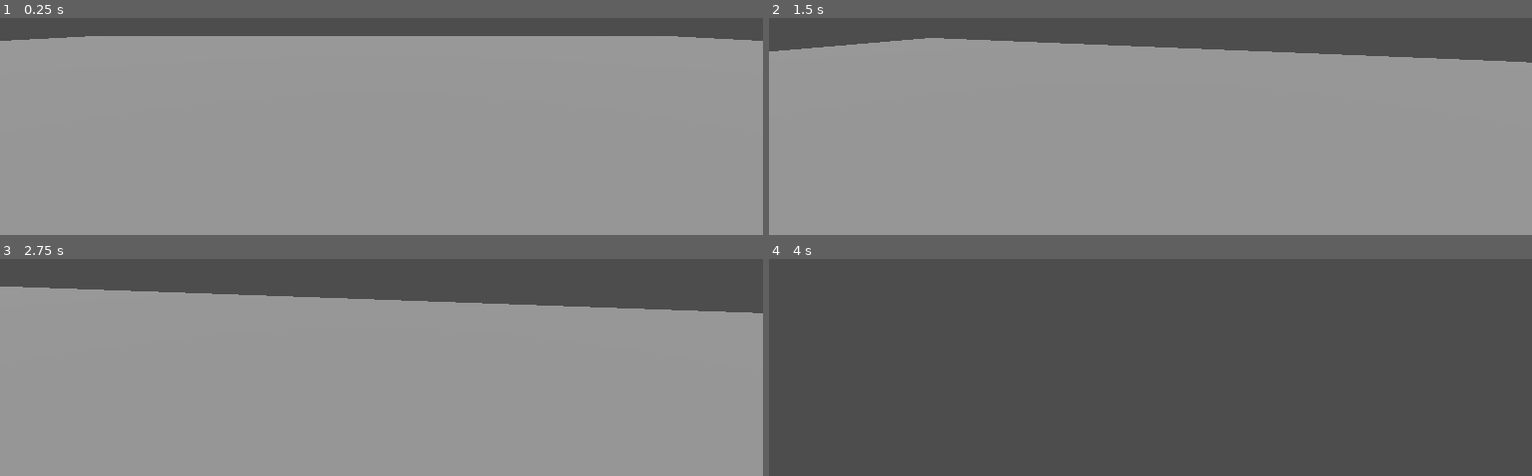
Above: before the commit, frames 1-4 (two rows, left to right).
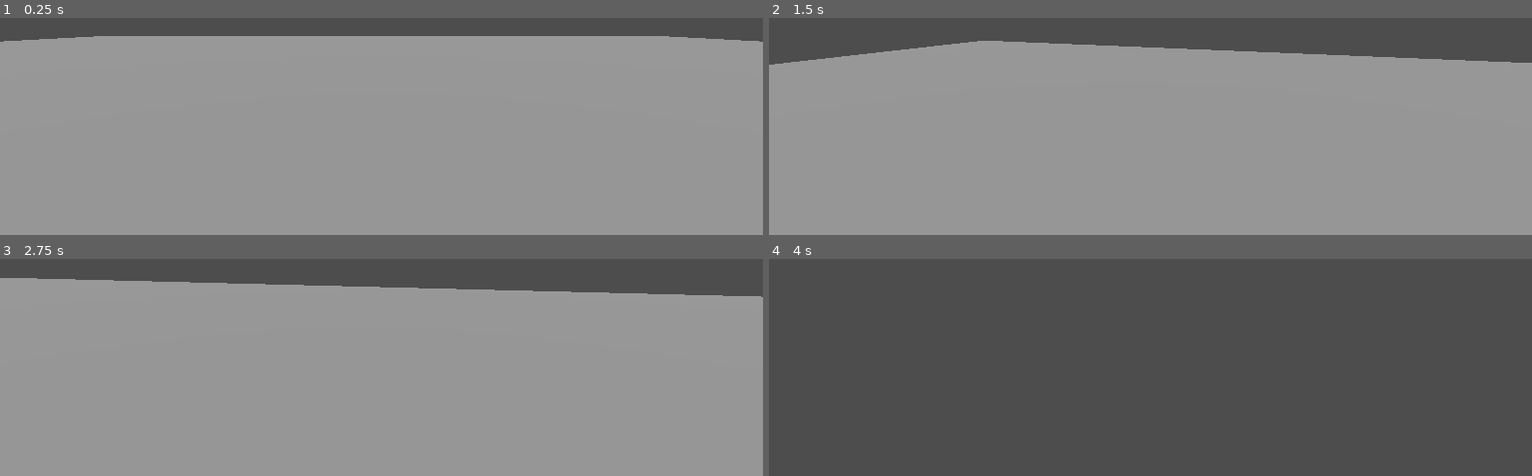
Above: after the commit, the same moments.

Repository: CT-Inc/beaverdev
Game: Godot game, scene res://Main.tscn
Two runs of this game, one before a commit and one after it. Both use one fixed random seed, a clock stepped at 60 frames per second and the inputs below. The project has no main scene, so this scene is started directly.
Inputs (mouse positions are in pixels of both pictures, inside the frame that each line leads up to):
- Up to frame 1 (0.25 s): no input
- Up to frame 2 (1.5 s): move the mouse to (outside the picture) at 0.52 s; hold Right (move_right) 0.53-1.28 s; hold Space (jump) 0.53-1.28 s; click (outside the picture) at 0.67 s; move the mouse to (1112, 22) at 1.27 s; hold Up (move_forward) from 1.28 s (still down); tap Space (jump) at 1.35 s
- Up to frame 3 (2.75 s): keep holding Up (move_forward); tap Space (jump) at 1.52, 1.82 s; move the mouse to (outside the picture) at 2.02 s; hold Space (jump) from 2.03 s (still down)
- Up to frame 4 (4 s): keep holding Up (move_forward); move the mouse to (1142, 269) at 2.77 s; release Space (jump) at 2.78 s; tap Space (jump) at 2.85, 3.02, 3.32 s; move the mouse to (1203, 267) at 3.52 s; hold Space (jump) from 3.53 s (still down)

The runs differ from the first frame. In frame 1, less than 0.1% of the frame differs, in the area x 0-100%, y 8-11%; in frame 2, 1.4%; in frame 3, 5.8%, in the area x 0-100%, y 8-25%; in frame 4, nothing differs.

Commit message:
Quake-like movement

Diff:
--- a/Main.tscn
+++ b/Main.tscn
@@ -13,6 +13,7 @@
 script = ExtResource("1_qqjdj")
 
 [node name="StaticBody3D" type="StaticBody3D" parent="."]
+transform = Transform3D(1, 0, 0, 0, 1, 0, 0, 0, 1, 0, -1.06536, 0)
 
 [node name="CollisionShape3D" type="CollisionShape3D" parent="StaticBody3D"]
 shape = SubResource("BoxShape3D_vhsn2")
--- a/Player.gd
+++ b/Player.gd
@@ -3,17 +3,22 @@
 @onready var camera: Camera3D = $FPCamera
 @onready var speed_label: Label = $Control/Speed
 
-@export var speed = 14
-
-@export var fall_acceleration = 75
-
-@export var jump_impulse = 20
-
-@export var bounce_impulse = 16
-
 var mouse_sens: float = 0.001
 
-var target_velocity = Vector3.ZERO
+var friction: float = 4
+var accel: float = 12
+
+var accel_air: float = 40
+var top_speed_ground: float = 15
+
+var top_speed_air: float = 2.5
+var lin_friction_speed: float = 10
+var jump_force: float = 14
+var projected_speed: float = 0
+var grounded_prev: bool = true
+var grounded: bool = true
+var wish_dir: Vector3 = Vector3.ZERO
+var gravity = ProjectSettings.get_setting("physics/3d/default_gravity")
 
 ## Camera Motion
 func _input(event: InputEvent) -> void:
@@ -27,33 +32,96 @@
 			camera.rotate_x(-event.relative.y * mouse_sens)
 			camera.rotation.x = clamp(camera.rotation.x, deg_to_rad(-80), deg_to_rad(60))
 
-## Basic movement for now, going to replace this later with quake-like movement.
+func clip_velocity(normal: Vector3, overbounce: float, delta) -> void:
+	var correction_amount: float = 0
+	var correction_dir: Vector3 = Vector3.ZERO
+	var move_vector: Vector3 = get_velocity().normalized()
+
+	correction_amount = move_vector.dot(normal) * overbounce
+
+	correction_dir = normal * correction_amount
+	velocity -= correction_dir
+	# this is only here cause I have the gravity too high by default
+	# with a gravity so high, I use this to account for it and allow surfing
+	velocity.y -= correction_dir.y * (gravity/20)
+
+func apply_friction(delta):
+	var speed_scalar: float = 0
+	var friction_curve: float = 0
+	var speed_loss: float = 0
+	var current_speed: float = 0
+
+	# using projected velocity will lead to no friction being applied in certain scenarios
+	# like if wish_dir is perpendicular
+	# if wish_dir is obtuse from movement it would create negative friction and fling players
+	current_speed = velocity.length()
+
+	if(current_speed < 0.1):
+		velocity.x = 0
+		velocity.y = 0
+		return
+
+	friction_curve = clampf(current_speed, lin_friction_speed, INF)
+	speed_loss = friction_curve * friction * delta
+	speed_scalar = clampf(current_speed - speed_loss, 0, INF)
+	speed_scalar /= clampf(current_speed, 1, INF)
+
+	velocity *= speed_scalar
+
+func apply_acceleration(acceleration: float, top_speed: float, delta):
+	var speed_remaining: float = 0
+	var accel_final: float = 0
+
+	speed_remaining = (top_speed * wish_dir.length()) - projected_speed
+
+	if speed_remaining <= 0:
+		return
+
+	accel_final = acceleration * delta * top_speed
+
+	clampf(accel_final, 0, speed_remaining)
+
+	velocity.x += accel_final * wish_dir.x
+	velocity.z += accel_final * wish_dir.z
+
+func air_move(delta):
+	apply_acceleration(accel_air, top_speed_air, delta)
+
+	clip_velocity(get_wall_normal(), 14, delta)
+	clip_velocity(get_floor_normal(), 14, delta)
+
+	velocity.y -= gravity * delta
+
+func ground_move(delta):
+	floor_snap_length = 0.4
+	apply_acceleration(accel, top_speed_ground, delta)
+
+	if Input.is_action_pressed("jump"):
+		print("jump")
+		velocity.y = jump_force
+
+	if grounded == grounded_prev:
+		apply_friction(delta)
+
+	if is_on_wall:
+		clip_velocity(get_wall_normal(), 1, delta)
+
 func _physics_process(delta):
-	var direction = Vector3.ZERO
+	grounded_prev = grounded
 
-	if Input.is_action_pressed("move_right"):
-		direction.x += 1
-	if Input.is_action_pressed("move_left"):
-		direction.x -= 1
-	if Input.is_action_pressed("move_back"):
-		direction.z += 1
-	if Input.is_action_pressed("move_forward"):
-		direction.z -= 1
+	var input_dir: Vector2 = Input.get_vector("move_left", "move_right", "move_forward", "move_backward")
+	wish_dir = (transform.basis * Vector3(input_dir.x, 0, input_dir.y)).normalized()
+	projected_speed = (velocity * Vector3(1,0,1)).dot(wish_dir)
 
-	if direction != Vector3.ZERO:
-		direction = direction.normalized()
+	if not is_on_floor():
+		grounded = false
+		air_move(delta)
+	if is_on_floor():
+		if velocity.y > 10:
+			grounded = false
+			air_move(delta)
+		else:
+			grounded = true
+			ground_move(delta)
 
-		$Pivot.basis = Basis.looking_at(direction)
-
-	#Ground Velocity
-	target_velocity.x = direction.x * speed
-	target_velocity.z = direction.z * speed
-
-	if not is_on_floor(): # Gravity
-		target_velocity.y = target_velocity.y - (fall_acceleration * delta)
-
-	if is_on_floor() and Input.is_action_just_pressed("jump"):
-		target_velocity.y = jump_impulse
-
-	velocity = target_velocity
 	move_and_slide()
--- a/project.godot
+++ b/project.godot
@@ -45,3 +45,7 @@
 "events": [Object(InputEventKey,"resource_local_to_scene":false,"resource_name":"","device":-1,"window_id":0,"alt_pressed":false,"shift_pressed":false,"ctrl_pressed":false,"meta_pressed":false,"pressed":false,"keycode":0,"physical_keycode":32,"key_label":0,"unicode":32,"echo":false,"script":null)
 ]
 }
+
+[physics]
+
+3d/default_gravity=40.0
